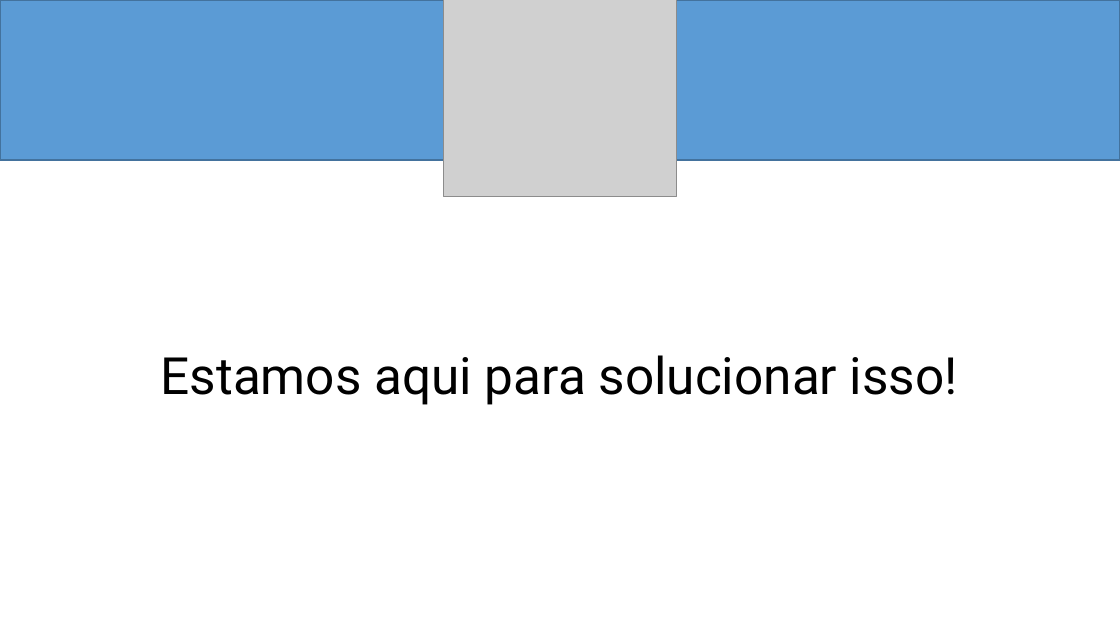
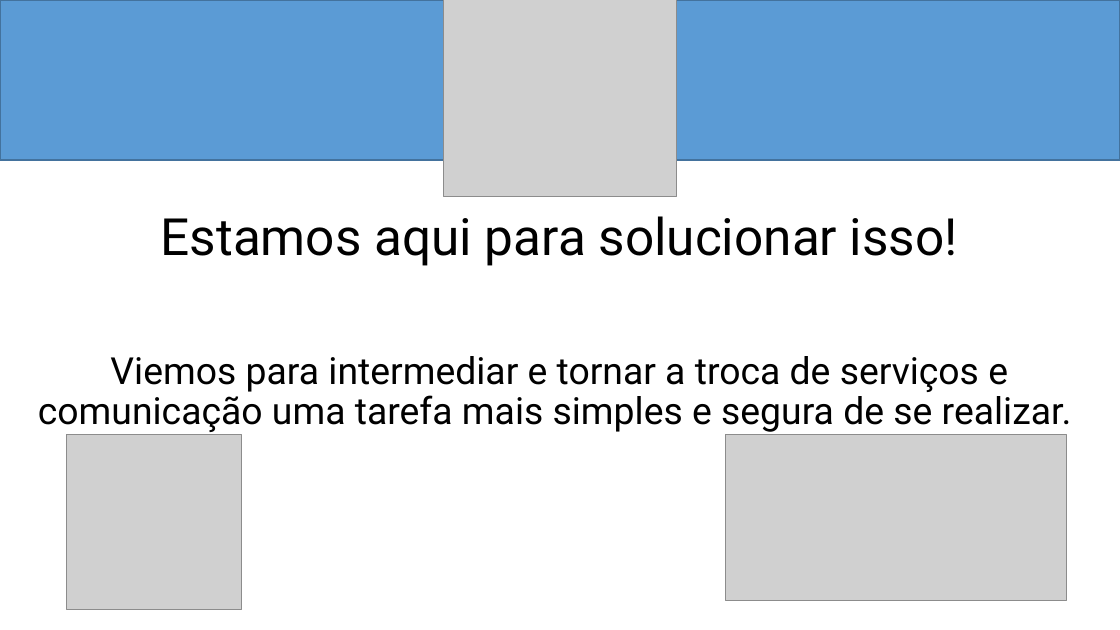
Before and after one commit to ICEI-PUC-Minas-PPLES-TI/plf-es-2021-1-ti2-0940100-seek-n-hire, a slide deck: slide 5 of documentacao/Apresentação Final.pptx. Drawn at 1120x630 pixels with LibreOffice and Linux fonts; fonts in the diff are those of the drawing; grey boxes stand for pictures. Boxes give left, top, right and bottom in pixels: in the first picture for what was removed or moved away, otherwise in the second. Text is boxed around its words. In the diff, an @@ line names an element or a change of style, - is before the commit and + after.

Commit message:
Finalização da apresentação

```diff
--- a/documentacao/Apresentação Final.pptx
+++ b/documentacao/Apresentação Final.pptx
@@ title "Estamos aqui para solucionar isso!": place and size @@
-title "Estamos aqui para solucionar isso!" at box(161, 355, 958, 405)
+title "Estamos aqui para solucionar isso!" at box(161, 216, 958, 266)
@@ text added at box(38, 356, 1072, 432), 32 pt, text #000000 @@
+Viemos para intermediar e tornar a troca de serviços e comunicação uma tarefa mais simples e segura de se realizar.
@@ picture added at box(66, 434, 241, 609) @@
@@ picture added at box(726, 434, 1066, 601) @@
```
